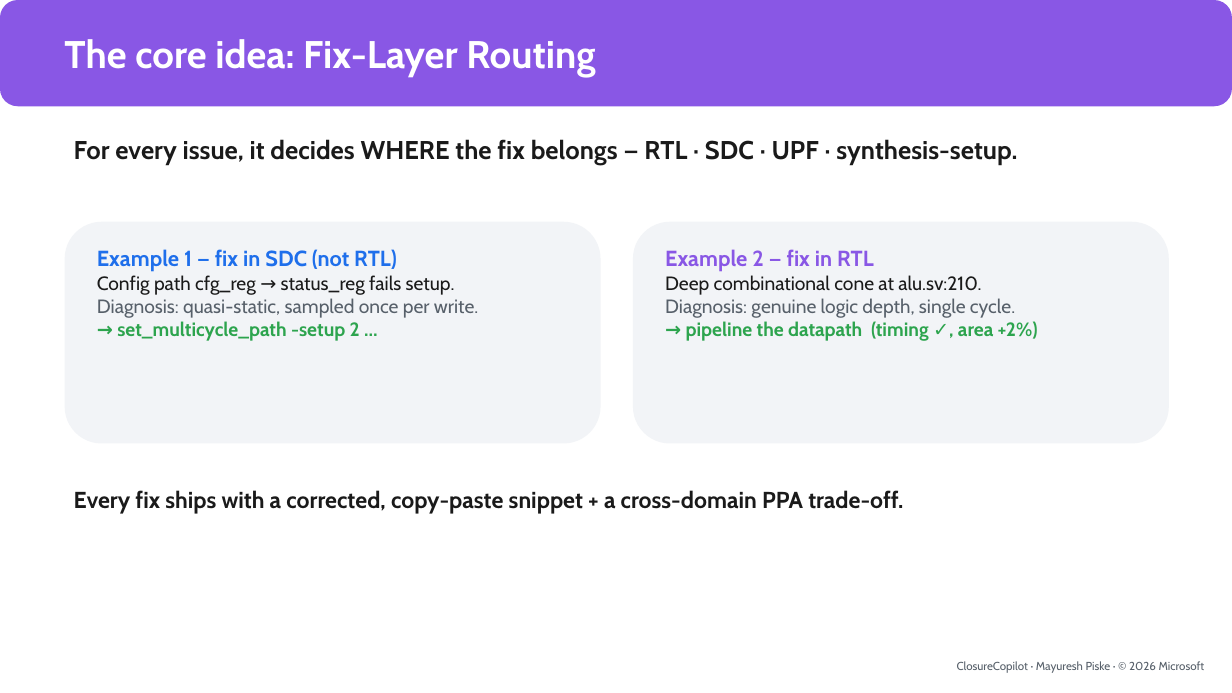
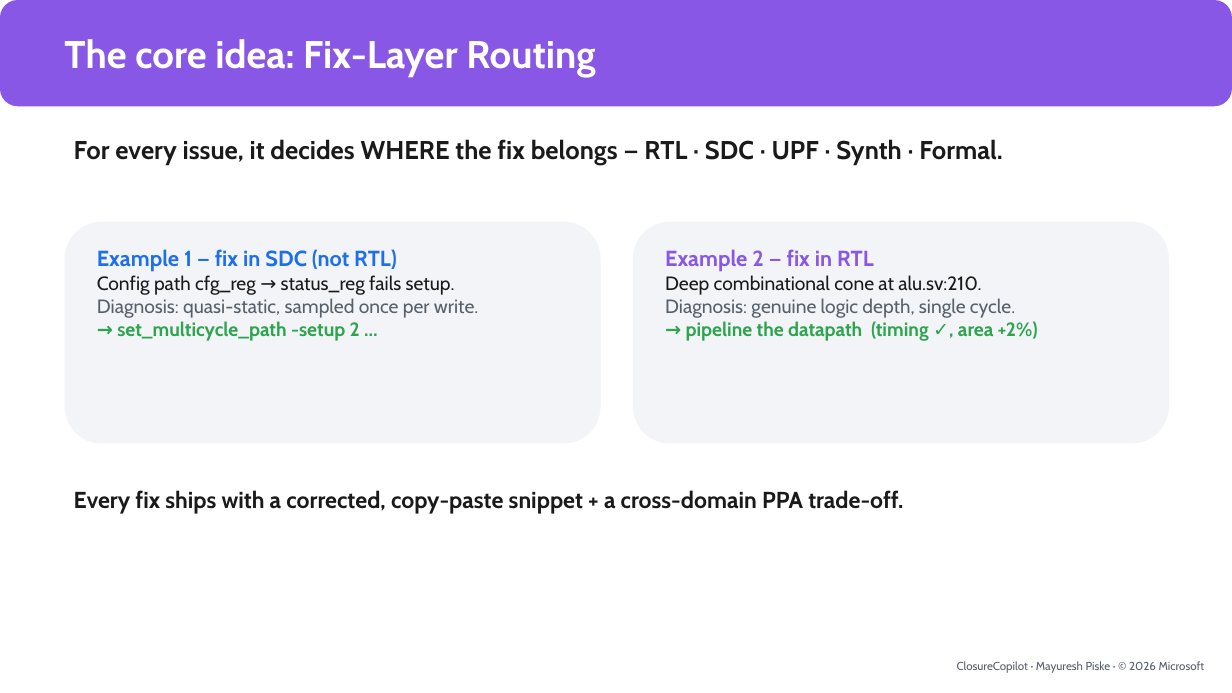
Before and after one commit to mayureshpiske19/ClosureCopilot, a slide deck: slide 4 of docs/ClosureCopilot.pptx. Drawn at 1232x693 pixels with LibreOffice and Linux fonts; fonts in the diff are those of the drawing. Boxes give left, top, right and bottom in pixels: in the first picture for what was removed or moved away, otherwise in the second. Text is boxed around its words. In the diff, an @@ line names an element or a change of style, - is before the commit and + after.

```diff
--- a/docs/ClosureCopilot.pptx
+++ b/docs/ClosureCopilot.pptx
@@ text at [74,139,1003,165]: text changed @@
-For every issue, it decides WHERE the fix belongs — RTL · SDC · UPF · synthesis-setup.
+For every issue, it decides WHERE the fix belongs — RTL · SDC · UPF · Synth · Formal.
```
Also in this commit, not shown: 1 other slide changed, 4 other files.
